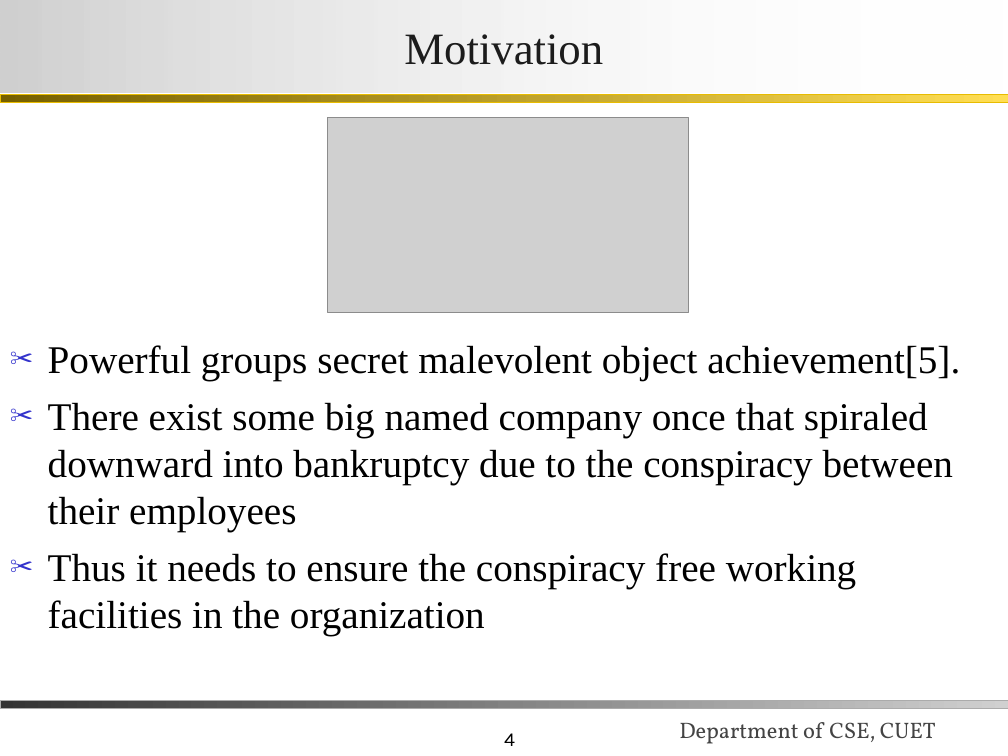
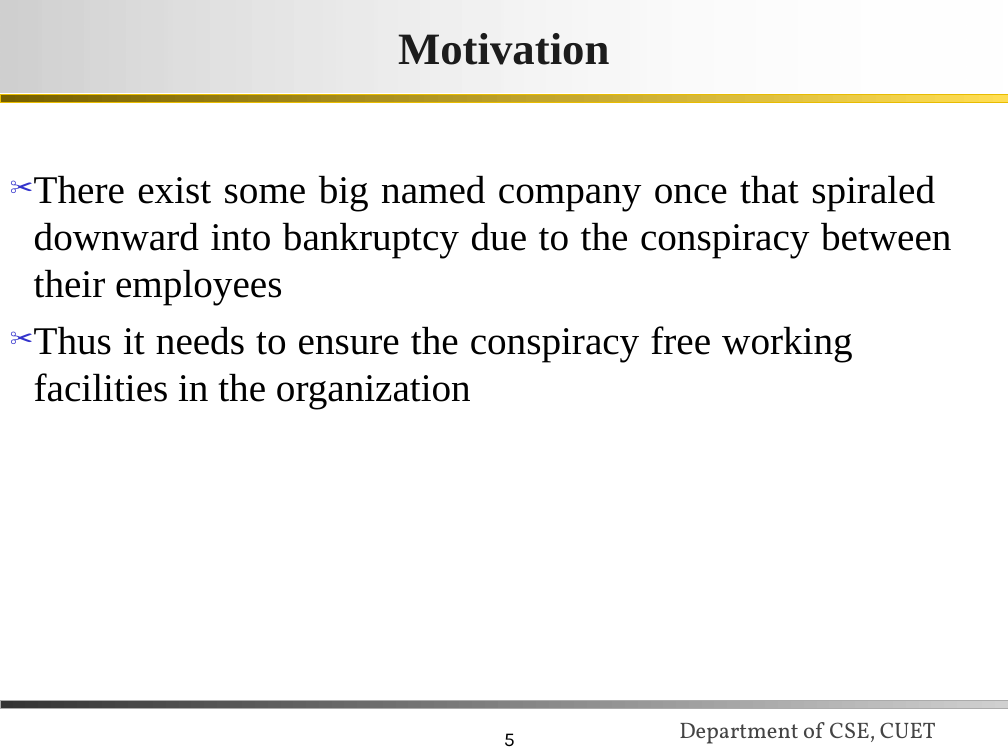
Before and after one commit to iRaM-sAgOr/email_data, a slide deck: slide 5 of myReport/final_presentation.ppt (slide 4 before the commit). Drawn at 1008x756 pixels with LibreOffice and Linux fonts; fonts in the diff are those of the drawing; grey boxes stand for pictures; background and template pictures are left out. Boxes give left, top, right and bottom in pixels: in the first picture for what was removed or moved away, otherwise in the second. Text is boxed around its words. In the diff, an @@ line names an element or a change of style, - is before the commit and + after.

```diff
--- a/myReport/final_presentation.ppt
+++ b/myReport/final_presentation.ppt
@@ title "Motivation" at bbox=[0, 0, 1008, 92]: bold on; alignment centre to justified @@
@@ text "There exist some big named ..." at bbox=[34, 175, 951, 409]: alignment left to justified; indent changed @@
@@ picture removed at bbox=[328, 118, 688, 312] @@
@@ text at bbox=[48, 345, 960, 381]: paragraph removed @@
-✂ Powerful groups secret malevolent object achievement[5].
@@ page number at bbox=[504, 733, 515, 747]: text changed @@
-4
+5
```
Also in this commit, not shown: 21 other slides changed, 3 slides added, 1 slide removed, 9 other files.
